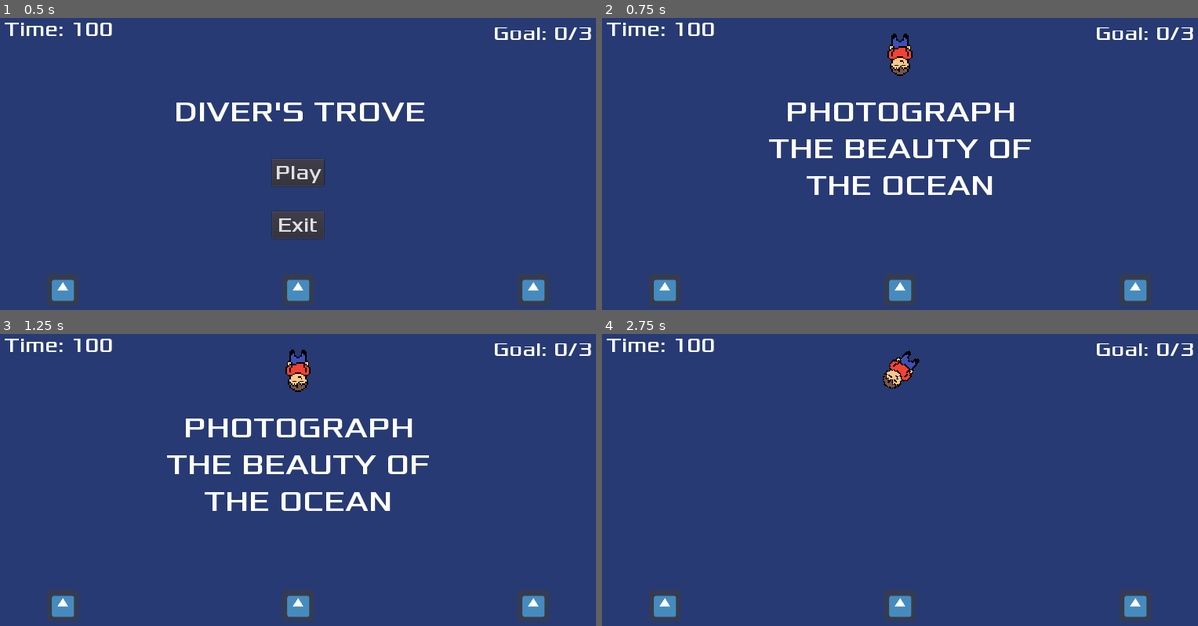
Above: before the commit, frames 1-4 (two rows, left to right).
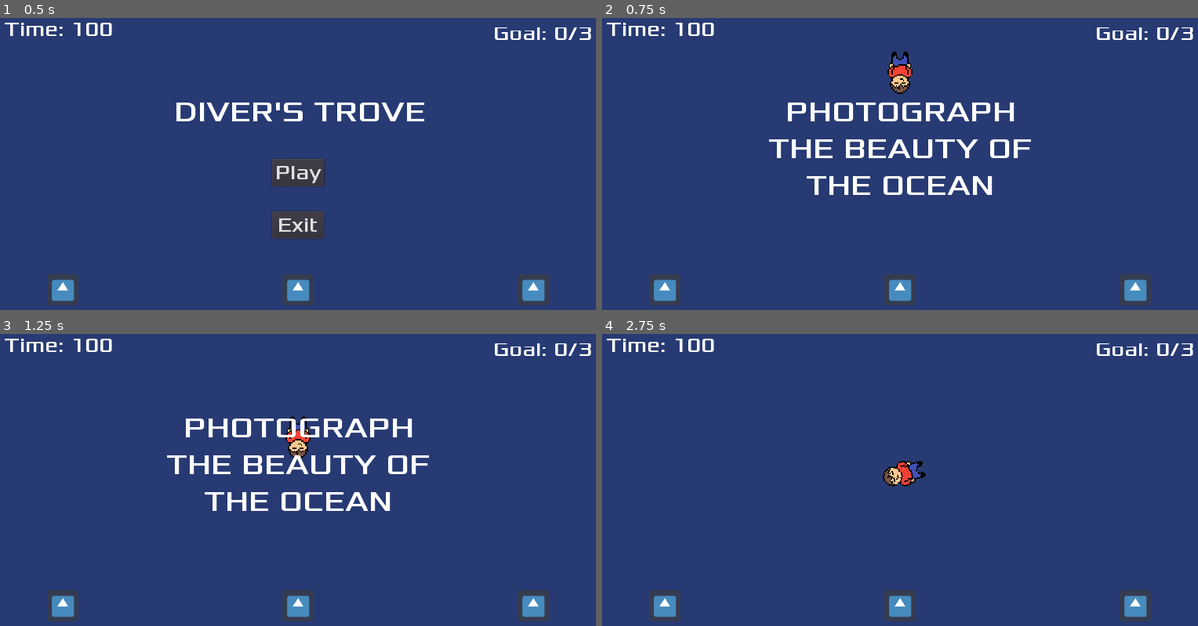
Above: after the commit, the same moments.

Repository: AlgionSan/GJ-Demo-2.0
Game: Godot game, scene res://scenes/Main.tscn
Two runs of this game, one before a commit and one after it. Both use one fixed random seed, a clock stepped at 60 frames per second and the inputs below. The engine's default icon, where the game draws it, is replaced by a stand-in: a white triangle on a blue panel in a dark square.
Inputs (mouse positions are in pixels of both pictures, inside the frame that each line leads up to):
- Up to frame 1 (0.5 s): no input
- Up to frame 2 (0.75 s): click "Play" at 0.5 s
- Up to frame 3 (1.25 s): no input
- Up to frame 4 (2.75 s): move the mouse to (1037, 471) at 1.27 s; tap E (interact) at 1.35, 2.1 s; move the mouse to (774, 506) at 2.02 s

Frame 1 is identical in both runs. In frame 2, 0.6% of the frame differs, in the area x 47-53%, y 5-27%; in frame 3, 0.8%; in frame 4, 0.9%, in the area x 46-55%, y 5-53%.
Error before the commit: Invalid set index 'rotation' (on base: 'Label') with value of type 'int'. (res://scripts/Player.gd:41)

Commit message:
Added Win
it works but fix signal on main something

Diff:
--- a/scenes/Main.tscn
+++ b/scenes/Main.tscn
@@ -46,5 +46,6 @@
 interact_type = "photograph_goal"
 interact_value = "You Found A Fossil!"
 
+[connection signal="game_not_running" from="." to="Player" method="_on_Main_game_not_running"]
 [connection signal="photograph" from="Player" to="." method="_on_Player_photograph"]
 [connection signal="start_game" from="HUD" to="." method="new_game"]
--- a/scripts/HUD.gd
+++ b/scripts/HUD.gd
@@ -26,6 +26,13 @@
 	$StartButton.show()
 	$ExitButton.show()
 
+func show_game_win():
+	show_message("You Won")
+	yield($MessageTimer, "timeout")
+	$MessageLabel.text = "Diver's Trove"
+	$MessageLabel.show()
+	$StartButton.show()
+	$ExitButton.show()
 
 func _on_StartButton_pressed():
 	$StartButton.hide()
--- a/scripts/Main.gd
+++ b/scripts/Main.gd
@@ -1,5 +1,6 @@
 extends Node
 
+signal game_not_running
 
 export var oxygenTimer : float = 100.0
 
@@ -8,7 +9,9 @@
 func new_game():
 	set_process(true)
 	oxygenTimer = 100
+	var goal = 0
 	$HUD.update_time(oxygenTimer)
+	$HUD.update_goal(goal)
 	$Player.start($StartPosition.position)
 
 	$StartTimer.start()
@@ -23,6 +26,12 @@
 	game_running = false
 	$HUD.show_game_over()
 
+func game_win():
+	set_process(false)
+	game_running = false
+	emit_signal("game_not_running")
+	$HUD.show_game_win()
+	pass
 
 # Called when the node enters the scene tree for the first time.
 func _ready():
@@ -47,3 +56,6 @@
 
 func _on_Player_photograph(goal):
 	$HUD.update_goal(goal)
+
+	if goal == 3:
+		game_win()
--- a/scripts/Player.gd
+++ b/scripts/Player.gd
@@ -11,6 +11,8 @@
 
 # List to store unique identifiers of photographed objects
 var photographed_objects : Array = []
+
+onready var player_label = $PlayerInteractLabel
 onready var all_interactions = []
 
 
@@ -38,7 +40,6 @@
 	var direction = (end_position - position).normalized()
 	velocity = direction * speed
 	rotation = direction.angle()
-	$PlayerInteractLabel.rotation = 0;
 	position += velocity * delta
 
 func start(new_position):
@@ -64,9 +65,9 @@
 
 func update_interactions():
 	if all_interactions:
-		$PlayerInteractLabel.text = all_interactions[0].interact_label
+		player_label.text = all_interactions[0].interact_label
 	else:
-		$PlayerInteractLabel.text = ""
+		player_label.text = ""
 
 
 func execute_interaction():
@@ -90,7 +91,12 @@
 func handle_photograph_goal(cur_interaction):
 	if cur_interaction.interact_value in photographed_objects:
 		print("You've already photographed this object!")
-		$PlayerInteractLabel.text = "You've already photographed this object!"
+		player_label.text = "You've already photographed this object!"
 	else:
 		photograph_marine_life()
 		photographed_objects.append(cur_interaction.interact_value)
+
+
+
+func _on_Main_game_not_running():
+	set_process(false)
